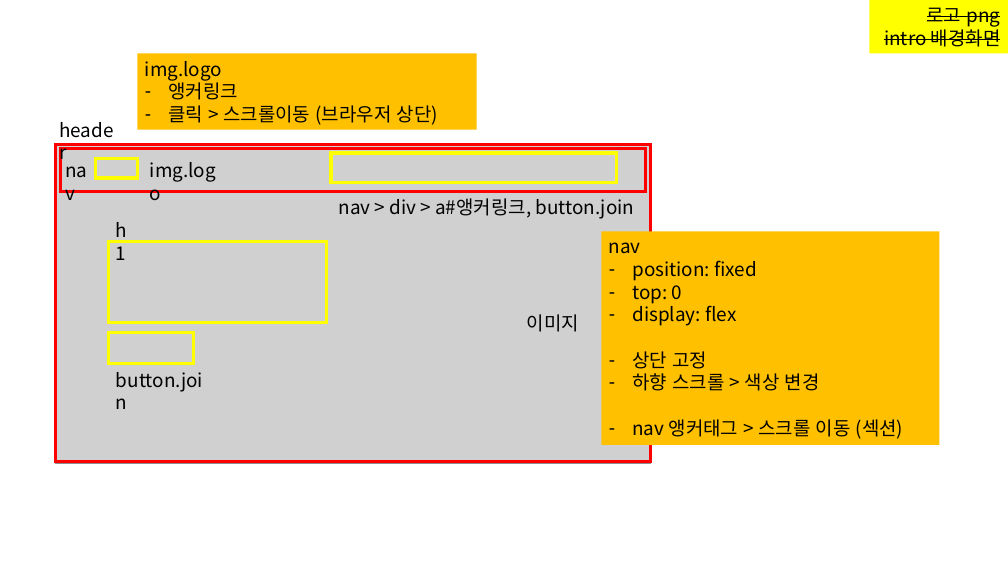
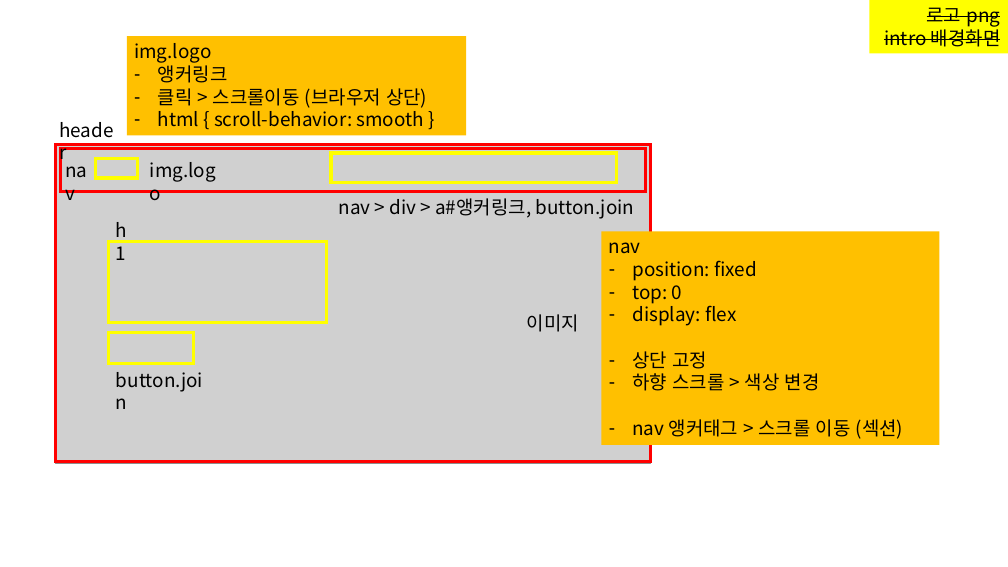
Before and after one commit to kim-yeny/project-esrp, a slide deck: slide 2 of [참고] esrp/(노트) esrp.pptx. Drawn at 1008x567 pixels with LibreOffice and Linux fonts; fonts in the diff are those of the drawing; grey boxes stand for pictures. Boxes give left, top, right and bottom in pixels: in the first picture for what was removed or moved away, otherwise in the second. Text is boxed around its words. In the diff, an @@ line names an element or a change of style, - is before the commit and + after.

```diff
--- a/[참고] esrp/(노트) esrp.pptx
+++ b/[참고] esrp/(노트) esrp.pptx
@@ rectangle "img.logo": place and size @@
-rectangle "img.logo" at box(138, 54, 477, 130)
+rectangle "img.logo" at box(127, 36, 467, 135)
@@ text in rectangle at box(158, 107, 424, 127): paragraph added @@
+– html { scroll-behavior: smooth }
```
Also in this commit, not shown: 1 other slide changed.
